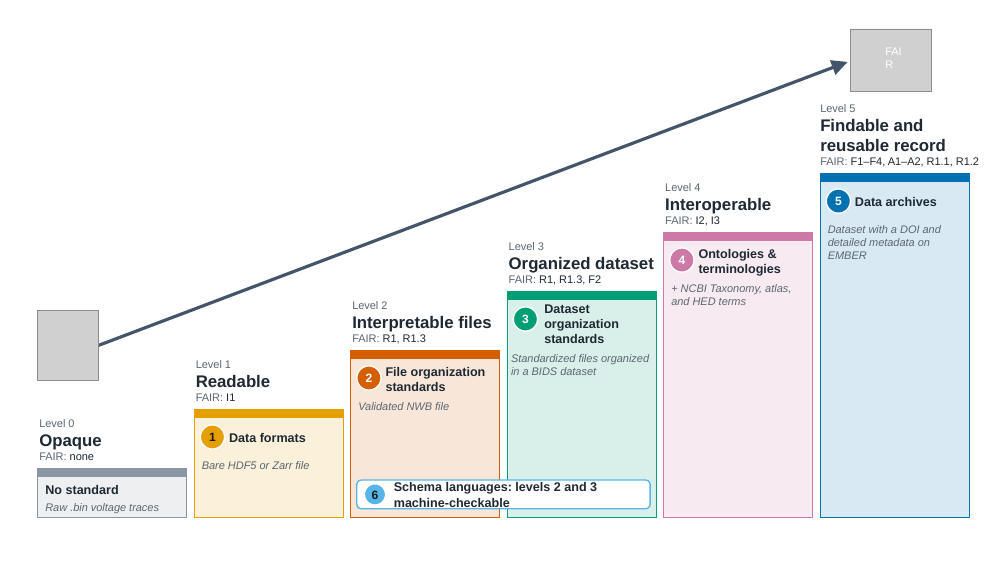
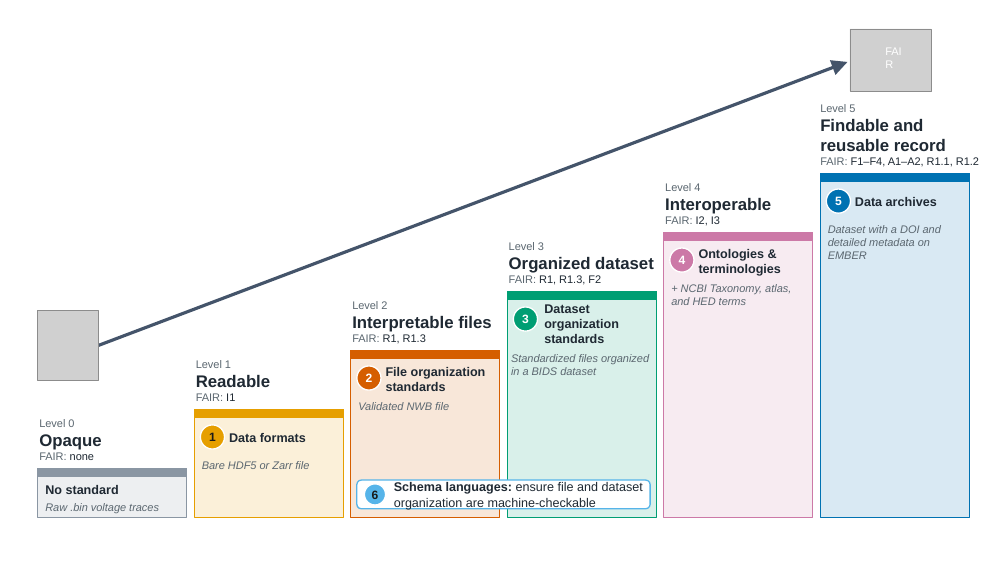
Before and after one commit to brain-bbqs/standards_paper, a slide deck: slide 1 of figures/fig2_fair_levels/fig2_fair_levels_design.pptx. Drawn at 1008x567 pixels with LibreOffice and Linux fonts; fonts in the diff are those of the drawing; grey boxes stand for pictures. Boxes give left, top, right and bottom in pixels: in the first picture for what was removed or moved away, otherwise in the second. Text is boxed around its words. In the diff, an @@ line names an element or a change of style, - is before the commit and + after.

```diff
--- a/figures/fig2_fair_levels/fig2_fair_levels_design.pptx
+++ b/figures/fig2_fair_levels/fig2_fair_levels_design.pptx
@@ text at (x1=394, y1=482, x2=643, y2=510): text changed; bold off @@
-Schema languages: levels 2 and 3 machine-checkable
+Schema languages: ensure file and dataset organization are machine-checkable
```
Also in this commit, not shown: 2 other files.
